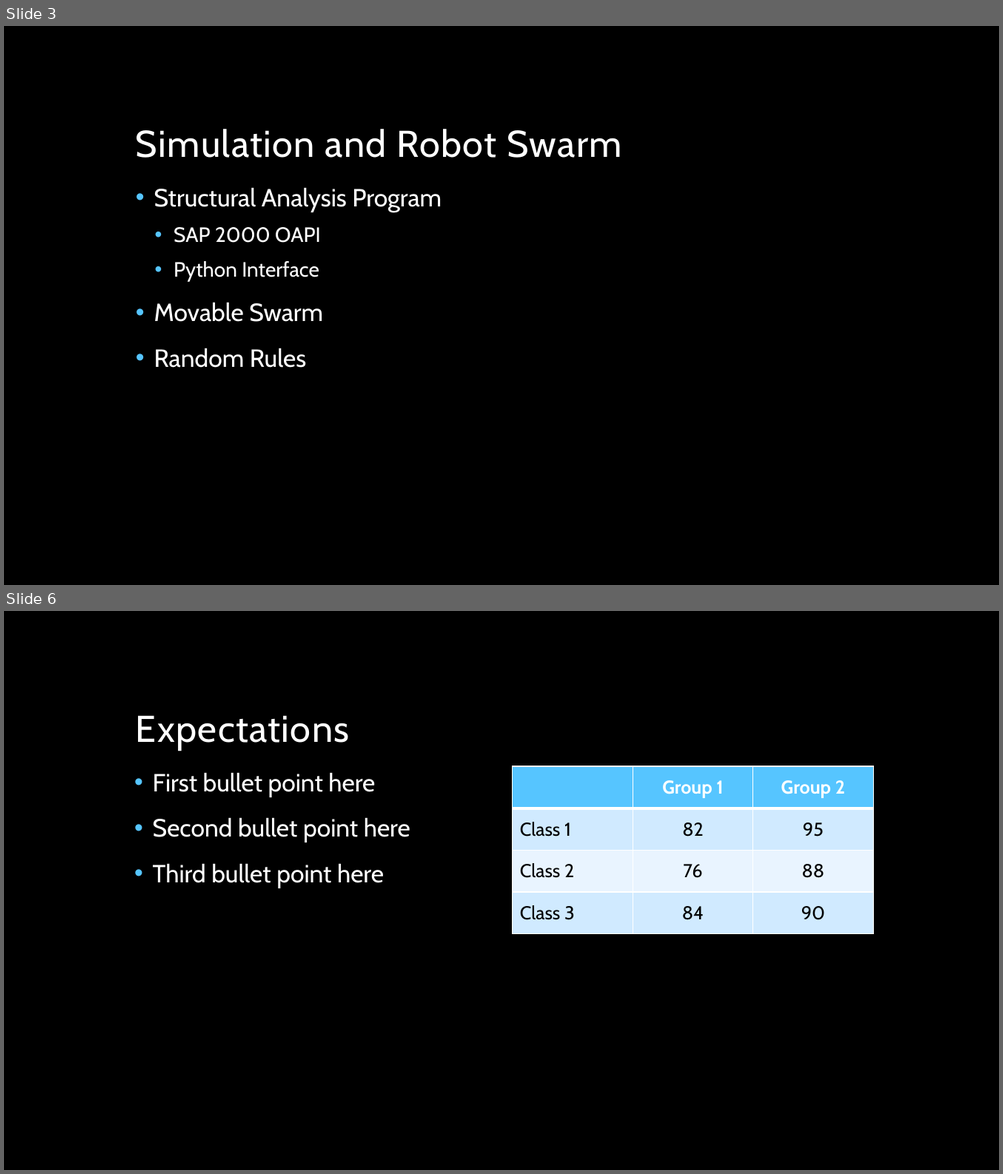
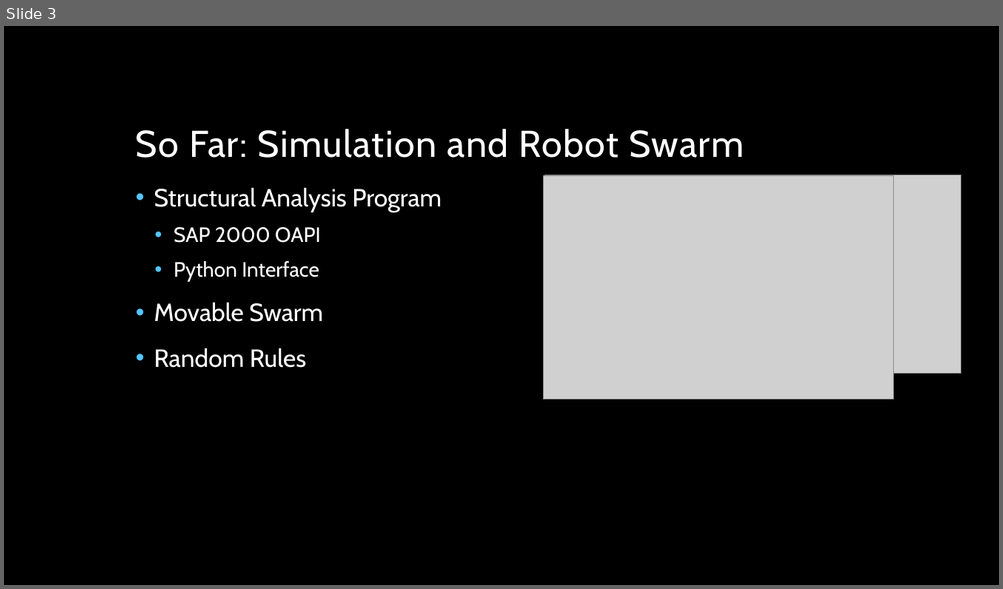
Before and after one commit to kandluis/sap2000, a slide deck: Decentralized Collective Construction.pptx. Shown one above the other, each under a label of ours: slides 3 and 6 before the commit, slide 3 after it; the slides between them are not shown. The pictures are 1003x1174 and 1003x589 pixels, drawn with LibreOffice and Linux fonts; fonts in the diff are those of the drawing; grey boxes stand for pictures; background and template pictures are left out. Boxes give left, top, right and bottom in pixels: in the first picture for what was removed or moved away, otherwise in the second. Text is boxed around its words. In the diff, an @@ line names an element or a change of style, - is before the commit and + after.

```diff
--- a/Decentralized Collective Construction.pptx
+++ b/Decentralized Collective Construction.pptx
@@ slide 6 removed at (4, 611, 999, 1170), background picture (left out) @@
@@ title removed at (136, 715, 350, 750) @@
-Expectations
@@ text removed at (153, 772, 410, 889) @@
-• First bullet point here
-• Second bullet point here
-• Third bullet point here
@@ table removed at (512, 766, 873, 934), 4 rows, 3 columns @@
- | Group 1 | Group 2
-Class 1 | 82 | 95
-Class 2 | 76 | 88
-Class 3 | 84 | 90
@@ slide 3 changed as well @@
@@ title at (136, 129, 744, 158): text changed @@
-Simulation and Robot Swarm
+So Far: Simulation and Robot Swarm
@@ picture added at (543, 176, 893, 400) @@
@@ picture added at (545, 175, 961, 374) @@
```
Also in this commit, not shown: 3 other slides changed, 6 other slides removed, 3 other files.
